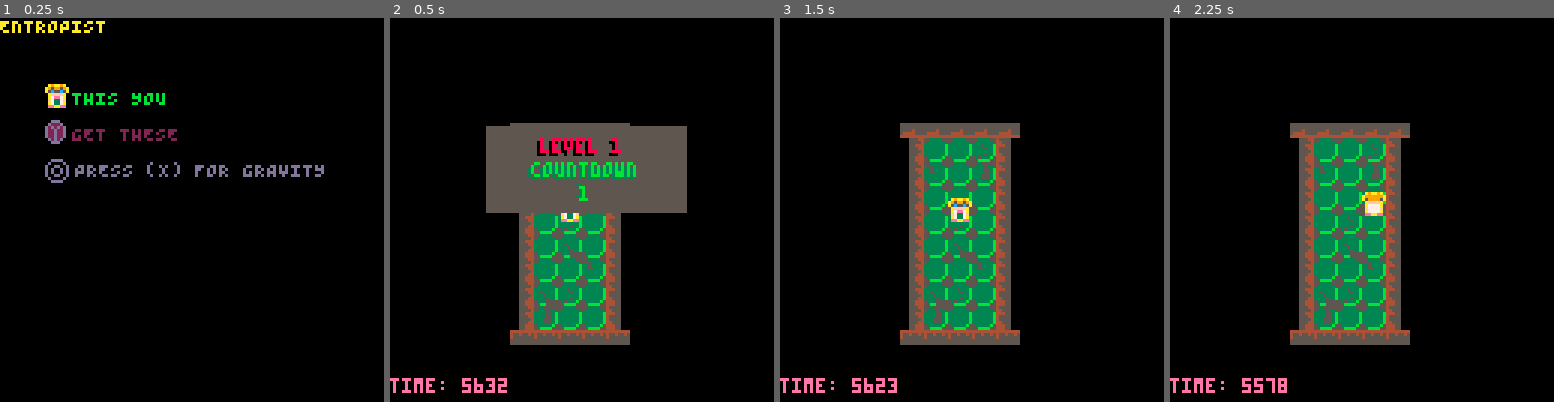
Above: before the commit, frames 1-4 (left to right).
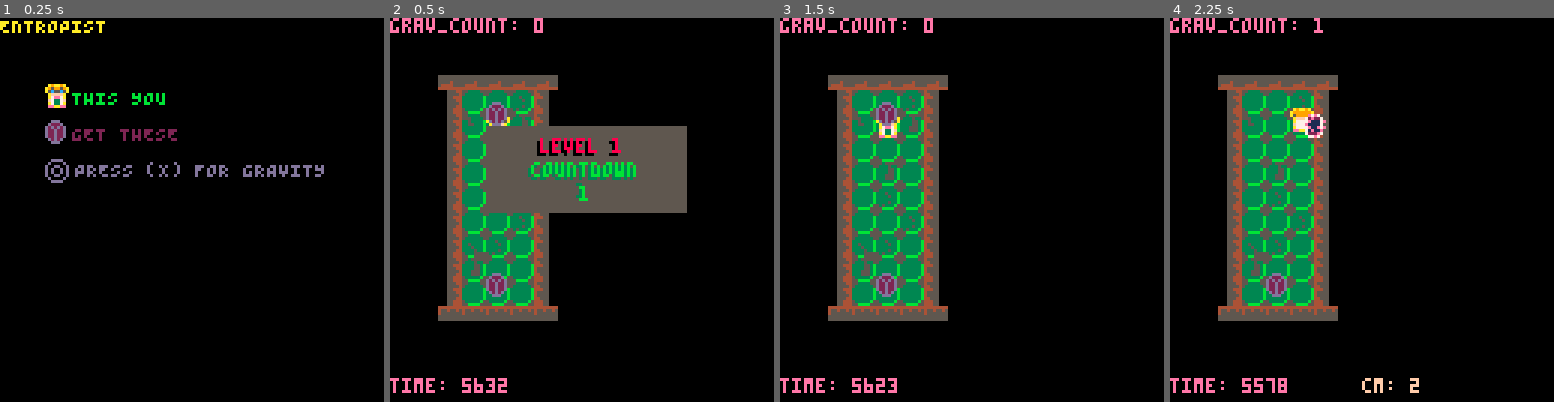
Above: after the commit, the same moments.

Repository: kitasuna/pico8-ttuor
Game: PICO-8 cartridge main.p8
Two runs of this game, one before a commit and one after it. Both use one fixed random seed, a clock stepped at 60 frames per second and the inputs below.
Inputs:
- Up to frame 1 (0.25 s): no input
- Up to frame 2 (0.5 s): tap X (X key) at 0.33 s
- Up to frame 3 (1.5 s): tap O (Z key) at 0.7 s; tap X (X key) at 1.07 s
- Up to frame 4 (2.25 s): hold Right 1.6-2.1 s; tap O (Z key) at 1.7, 2.1 s; tap X (X key) at 1.85 s; hold Up from 2.15 s (still down)

Frame 1 is identical in both runs. In frame 2, 21% of the frame differs, in the area x 0-63%, y 0-86%; in frame 3, 29%; in frame 4, 29%, in the area x 0-65%, y 0-98%.

Commit message:
Add new sprite work for black hole Gravity is impacted by mass

Diff:
--- a/grav.lua
+++ b/grav.lua
@@ -27,20 +27,15 @@
     -- TODO also change sprite here
     for k, g in pairs(gm.gravities) do
       if g == payload.grav then
-        g.mass += 1
-        g.num = 37
+        g.grow()
       end
     end
   end
 
   -- String -> { pos_x: Int, pos_y: Int, facing: Int, input_mask: Int }
   gm.handle_button = function(name, payload)
-    -- Check if there are any gravs present already
-    if count(gm.gravities) > 0 then
-      return
-    end
 
-    if (payload.input_mask & (1 << 1)) > 0 then
+    if (payload.input_mask & (1 << 1)) > 0 and count(gm.gravities) < 1 then
       local pos_x = payload.pos_x
       local pos_y = payload.pos_y
       if payload.facing == 0 then
@@ -58,19 +53,22 @@
       end
 
       local tmp = new_gravity({pos_x=pos_x, pos_y=pos_y})
+      grav_count += 1
 
       add(gm.gravities, tmp)
+    elseif (payload.input_mask & (1 << 1)) == 0 and count(gm.gravities) > 0 then
+      for k, g in pairs(gm.gravities) do
+        g.release()
+      end
+    end
+  end
 
-      -- Display sprite for 30 frames
-      add(timers, {
-        ttl = 30,
-        f = function() end,
-        cleanup = function()
-          if tmp.mass <= 1 then
-            del(gm.gravities, tmp)
-          end
-        end
-      })
+  gm.update = function()
+    for k, g in pairs(gm.gravities) do
+      g.update()
+      if g.state == "DEAD" then
+        del(gm.gravities, g)
+      end
     end
   end
 
@@ -78,11 +76,57 @@
 end
 
 function new_gravity(coords)
-  local tmp = new_sprite(16, coords.pos_x, coords.pos_y, 4, 8, false, false)
+  local tmp = new_sprite(48, coords.pos_x, coords.pos_y, 4, 8, false, false)
 
-  tmp.active = true
   tmp.mass = 1
+  tmp.ttl = 30
+  tmp.state = "HELD"
+  -- tmp.frame_base = 48
+  tmp.frames = {48, 49, 50}
+  tmp.frame_index = 1
+  tmp.frame_half_step = 1
+  tmp.frame_step = 4
 
+  tmp.update = function()
+    if tmp.state == "PERSISTENT" then
+      tmp.frames = {37, 38, 39}
+    end
+
+    if tmp.state == "RELEASED" then
+      tmp.ttl -= 1
+      if tmp.ttl <= 0 then
+        tmp.state = "DEAD"
+      end
+    end
+
+    tmp.frame_half_step += 1
+    if tmp.frame_half_step > tmp.frame_step then
+      tmp.frame_half_step = 1
+      tmp.frame_index += 1
+      if tmp.frame_index > count(tmp.frames) then
+        tmp.frame_index = 1
+      end
+    end
+  end
+
+  tmp.release = function()
+    if tmp.state == "HELD" and tmp.mass == 1 then
+      tmp.state = "RELEASED"
+    elseif tmp.state == "HELD" and tmp.mass > 1 then
+      tmp.state = "PERSISTENT"
+    end
+  end
+
+  tmp.draw = function()
+    spr(tmp.frames[tmp.frame_index], tmp.pos_x, tmp.pos_y, 1.0, 1.0, tmp.flip_x, tmp.flip_y)
+  end
+
+  tmp.grow = function()
+    tmp.state = "PERSISTENT"
+    tmp.mass += 1
+    tmp.num = 37
+  end
 
   return tmp
+
 end
--- a/level.lua
+++ b/level.lua
@@ -6,12 +6,12 @@
       time=22<<8,
       fuels = {},
       player = {
-        pos_x = 56,
-        pos_y = 60,
+        pos_x = 32,
+        pos_y = 32,
       },
       obstacles = {
-        -- {pos_x= 57, pos_y = 40},
-        -- {pos_x= 57, pos_y = 95},
+        {pos_x= 32, pos_y = 28},
+        {pos_x= 32, pos_y = 85},
       }
     },
   }
--- a/main.p8
+++ b/main.p8
@@ -30,6 +30,8 @@
 function __update() end
 
 
+grav_count = 0
+
 over_draw = function()
   cls()
   print("GAME OVER", 0, 0, CLR_YLW)
@@ -53,25 +55,22 @@
 game_draw = function()
   cls()
   print("time: "..level.time, 0, 120, 14)
+  print("grav_count: "..grav_count, 0, 0, 14)
   if count(grav_man.gravities) > 0 then
     print("cm: "..grav_man.gravities[1].mass, 64, 120, CLR_PCH)
   end
 
-  map(0, 0, 40, 32, 16, 16)
+  map(0, 0, 16, 16, 16, 16)
   if player.invincible == false or (frame_counter % 4 == 1) then
     player.draw()
   end
-
-  foreach(fuel_man.fuels, function(fuel)
-    spr(fuel.num, fuel.pos_x, fuel.pos_y)
-  end)
 
   foreach(obs_man.obstacles, function(obs)
     spr(obs.num, obs.pos_x, obs.pos_y)
   end)
 
   foreach(grav_man.gravities, function(grav)
-    spr(grav.num, grav.pos_x, grav.pos_y, 1.0, 1.0, grav.flip_x, grav.flip_y)
+    grav.draw()
   end)
 end
 
@@ -103,13 +102,10 @@
     -- Move stuff around
     player.move(obs_man)
 
-    -- See if there's some active gravity
-    if count(grav_man.gravities) > 0 then
-      for k, g in pairs(grav_man.gravities) do
-        qm.ae("GRAVITY", { pos_x = g.pos_x, pos_y = g.pos_y })
-      end
-    end
-
+    grav_man.update()
+    for k, g in pairs(grav_man.gravities) do
+      qm.ae("GRAVITY", { pos_x = g.pos_x, pos_y = g.pos_y, mass = g.mass })
+    end
 
     for k, obs in pairs(obs_man.obstacles) do
       for j, grav in pairs(grav_man.gravities) do
@@ -332,22 +328,22 @@
 d00dd00d000555445555455544555000000000003333533b3333333b3333533b3333333b3335553b000000000000000000000000000000000000000000000000
 0d0000d00005544454444555444550000000000053335555533333b5535333b5533333b5533333b5000000000000000000000000000000000000000000000000
 00dddd000005544444444444444550000000000055bb555555bbbb5555bbbb5555bbbb5555bbbb55000000000000000000000000000000000000000000000000
-00ddd00000ddd000000000000000000000000000007777000011110000111100000000000000000000d0d0000000000000000000000000000000000000000000
-0d222d000d222d0000000000000000000000000007cccc700d111110011111100000000000000000000d00000000000000000000000000000000000000000000
-d2d2d2d0d2d2d2d000000000000000000000000072c2c2c211d111d111111111000000000000000000d0d0000000000000000000000000000000000000000000
-d22d22d0d22d22d00000000000000000000000007c2c2c27111d1d1111111111000000000d0d0d0d000d00000000000000000000000000000000000000000000
-d22d22d0d22d22d00000000000000000000000007cccccc711d1d1111111111100000000d0d0d0d000d0d0000000000000000000000000000000000000000000
-d22d22d0d22d22d00000000000000000000000007c2c2c271d1d111111111111000000000d0d0d0d000d00000000000000000000000000000000000000000000
-0d2d2d000d2d2d0000000000000000000000000002c2c2700111d11001111110000000000000000000d0d0000000000000000000000000000000000000000000
-00ddd00000ddd0000000000000000000000000000077770000111d00001111000000000000000000000d00000000000000000000000000000000000000000000
-00070000000000000000000000000000000000000000000000000000000000000000000000000000000000000000000000000000000000000000000000000000
-00050000000000000000000000000000000000000000000000000000000000000000000000000000000000000000000000000000000000000000000000000000
-00050000000000000000000000000000000000000000000000000000000000000000000000000000000000000000000000000000000000000000000000000000
-57500575000000000000000000000000000000000000000000000000000000000000000000000000000000000000000000000000000000000000000000000000
-00005000000000000000000000000000000000000000000000000000000000000000000000000000000000000000000000000000000000000000000000000000
-00007000000000000000000000000000000000000000000000000000000000000000000000000000000000000000000000000000000000000000000000000000
-00005000000000000000000000000000000000000000000000000000000000000000000000000000000000000000000000000000000000000000000000000000
-00005000000000000000000000000000000000000000000000000000000000000000000000000000000000000000000000000000000000000000000000000000
+00ddd00000ddd0000000000000000000000000000000e0000077770000e7e7000000000000000000000000000000000000000000000000000000000000000000
+0d222d000d222d0000000000000000000000000007777e70072e2270072e22700000000000000000000000000000000000000000000000000000000000000000
+d2d2d2d0d2d2d2d00000000000000000000000007211e127e2e1112707e1117e0000000000000000000000000000000000000000000000000000000000000000
+d22d22d0d22d22d000000000000000000000000072111e277e1111270e1111700000000000000000000000000000000000000000000000000000000000000000
+d22d22d0d22d22d0000000000000000000000000721e11277211112707e11e7e0000000000000000000000000000000000000000000000000000000000000000
+d22d22d0d22d22d000000000000000000000000072e111277211e1ee071e11e00000000000000000000000000000000000000000000000000000000000000000
+0d2d2d000d2d2d00000000000000000000000000077e7770072e2e7007222e700000000000000000000000000000000000000000000000000000000000000000
+00ddd00000ddd00000000000000000000000000000e000000077e7000077e7000000000000000000000000000000000000000000000000000000000000000000
+00000000000000070007000000000000000000000000000000000000000000000000000000000000000000000000000000000000000000000000000000000000
+00000007000270002000020000000000000000000000000000000000000000000000000000000000000000000000000000000000000000000000000000000000
+00000700002127000002071000000000000000000000000000000000000000000000000000000000000000000000000000000000000000000000000000000000
+00077007072012700000012700000000000000000000000000000000000000000000000000000000000000000000000000000000000000000000000000000000
+00001000007707000707171000000000000000000000000000000000000000000000000000000000000000000000000000000000000000000000000000000000
+00700000700000700000712000000000000000000000000000000000000000000000000000000000000000000000000000000000000000000000000000000000
+00201270000000000001000000000000000000000000000000000000000000000000000000000000000000000000000000000000000000000000000000000000
+00027002000070000000002000000000000000000000000000000000000000000000000000000000000000000000000000000000000000000000000000000000
 00000000000000000000000000000000000000000000000000000000000000000000000000000000000000000000000000000000000000000000000000000000
 00000000000000000000000000000000000000000000000000000000000000000000000000000000000000000000000000000000000000000000000000000000
 00000000000000000000000000000000000000000000000000000000000000000000000000000000000000000000000000000000000000000000000000000000
@@ -451,9 +447,11 @@
 1118181713000000000000000000000000000000000000000000000000000000000000000000000000000000000000000000000000000000000000000000000000000000000000000000000000000000000000000000000000000000000000000000000000000000000000000000000000000000000000000000000000000000
 1116181913000000000000000000000000000000000000000000000000000000000000000000000000000000000000000000000000000000000000000000000000000000000000000000000000000000000000000000000000000000000000000000000000000000000000000000000000000000000000000000000000000000
 1118181813000000000000000000000000000000000000000000000000000000000000000000000000000000000000000000000000000000000000000000000000000000000000000000000000000000000000000000000000000000000000000000000000000000000000000000000000000000000000000000000000000000
-1118171813000000000000000000000000000000000000000000000000000000000000000000000000000000000000000000000000000000000000000000000000000000000000000000000000000000000000000000000000000000000000000000000000000000000000000000000000000000000000000000000000000000
-1118151813000000000000000000000000000000000000000000000000000000000000000000000000000000000000000000000000000000000000000000000000000000000000000000000000000000000000000000000000000000000000000000000000000000000000000000000000000000000000000000000000000000
-1118181613000000000000000000000000000000000000000000000000000000000000000000000000000000000000000000000000000000000000000000000000000000000000000000000000000000000000000000000000000000000000000000000000000000000000000000000000000000000000000000000000000000
-1115171813000000000000000000000000000000000000000000000000000000000000000000000000000000000000000000000000000000000000000000000000000000000000000000000000000000000000000000000000000000000000000000000000000000000000000000000000000000000000000000000000000000
+1118191813222222000000000000000000000000000000000000000000000000000000000000000000000000000000000000000000000000000000000000000000000000000000000000000000000000000000000000000000000000000000000000000000000000000000000000000000000000000000000000000000000000
+1118171813222222000000000000000000000000000000000000000000000000000000000000000000000000000000000000000000000000000000000000000000000000000000000000000000000000000000000000000000000000000000000000000000000000000000000000000000000000000000000000000000000000
+1118181713222222000000000000000000000000000000000000000000000000000000000000000000000000000000000000000000000000000000000000000000000000000000000000000000000000000000000000000000000000000000000000000000000000000000000000000000000000000000000000000000000000
+1115171813222222000000000000000000000000000000000000000000000000000000000000000000000000000000000000000000000000000000000000000000000000000000000000000000000000000000000000000000000000000000000000000000000000000000000000000000000000000000000000000000000000
 1119181813000000000000000000000000000000000000000000000000000000000000000000000000000000000000000000000000000000000000000000000000000000000000000000000000000000000000000000000000000000000000000000000000000000000000000000000000000000000000000000000000000000
-1414141414000000000000000000000000000000000000000000000000000000000000000000000000000000000000000000000000000000000000000000000000000000000000000000000000000000000000000000000000000000000000000000000000000000000000000000000000000000000000000000000000000000
+1118181813000000000000000000000000000000000000000000000000000000000000000000000000000000000000000000000000000000000000000000000000000000000000000000000000000000000000000000000000000000000000000000000000000000000000000000000000000000000000000000000000000000
+1414141414220000000000000000000000000000000000000000000000000000000000000000000000000000000000000000000000000000000000000000000000000000000000000000000000000000000000000000000000000000000000000000000000000000000000000000000000000000000000000000000000000000
+2222222222220000000000000000000000000000000000000000000000000000000000000000000000000000000000000000000000000000000000000000000000000000000000000000000000000000000000000000000000000000000000000000000000000000000000000000000000000000000000000000000000000000
--- a/obstacle.lua
+++ b/obstacle.lua
@@ -22,6 +22,7 @@
     return false
   end
 
+  -- String -> {pos_x: Int, pos_y: Int, mass: Int }
   om.handle_gravity = function(name, payload)
 
     -- Find any obs in range
@@ -34,13 +35,10 @@
       local gdistance = sqrt(dist_x2 + dist_y2)
       local dist_x_component = -(dist_x / gdistance)
       local dist_y_component = -(dist_y / gdistance)
-      local G = 2.0
-      local mass = 3.0
-      if gdistance < 2 then
-        obs.vel_x = 0
-        obs.vel_y = 0
-      elseif gdistance < 48 then
-        obs.vel_x += dist_x_component * (G*mass) / (gdistance * gdistance)
+      local G = 3.0
+      local mass = 1.0
+      if gdistance < 22*payload.mass then
+        obs.vel_x += dist_x_component * (G*mass*payload.mass) / (gdistance * gdistance)
         if obs.vel_x > MAX_VEL then obs.vel_x = MAX_VEL end
         if obs.vel_x < -MAX_VEL then obs.vel_x = -MAX_VEL end
         obs.vel_y += dist_y_component * (G*mass) / (gdistance * gdistance)
@@ -65,8 +63,8 @@
   tmp.vel_y = 0
 
   tmp.update = function()
-    local map_offset_x = 40
-    local map_offset_y = 32
+    local map_offset_x = 16
+    local map_offset_y = 16
     local next_x = (tmp.pos_x + tmp.vel_x - map_offset_x) + (tmp.vel_x > 0 and 7 or 0)
     local next_y = (tmp.pos_y + tmp.vel_y - map_offset_y) + (tmp.vel_y > 0 and 7 or 0)
     local now_map_x = (tmp.pos_x - map_offset_x) \ 8
--- a/player.lua
+++ b/player.lua
@@ -45,21 +45,6 @@
     if payload.input_mask & (1 << 1) > 0 then
       player.vel_x = 0
       player.vel_y = 0
-      if payload.input_mask & (1 << 5) > 0 then
-        player.facing = 0
-        player.frame_base = 9
-      elseif payload.input_mask & (1 << 4) > 0 then
-        player.facing = 2
-        player.frame_base = 1
-      elseif payload.input_mask & (1 << 2) > 0 then
-        player.facing = 1
-        player.frame_base = 5
-        player.flip_x = false
-      elseif payload.input_mask & (1 << 3) > 0 then
-        player.facing = 3
-        player.frame_base = 5
-        player.flip_x = true
-      end
       return
     end
 
@@ -131,8 +116,8 @@
 
   player.move = function(obs_man)
     -- Get player x/y map cell
-    local map_offset_x = 40
-    local map_offset_y = 32
+    local map_offset_x = 16
+    local map_offset_y = 16
     local player_next_x = (player.pos_x + player.vel_x - map_offset_x) + (player.vel_x > 0 and 7 or 0)
     local player_next_y = (player.pos_y + player.vel_y - map_offset_y) + (player.vel_y > 0 and 7 or 0)
     local map_x = (player_next_x) \ 8
